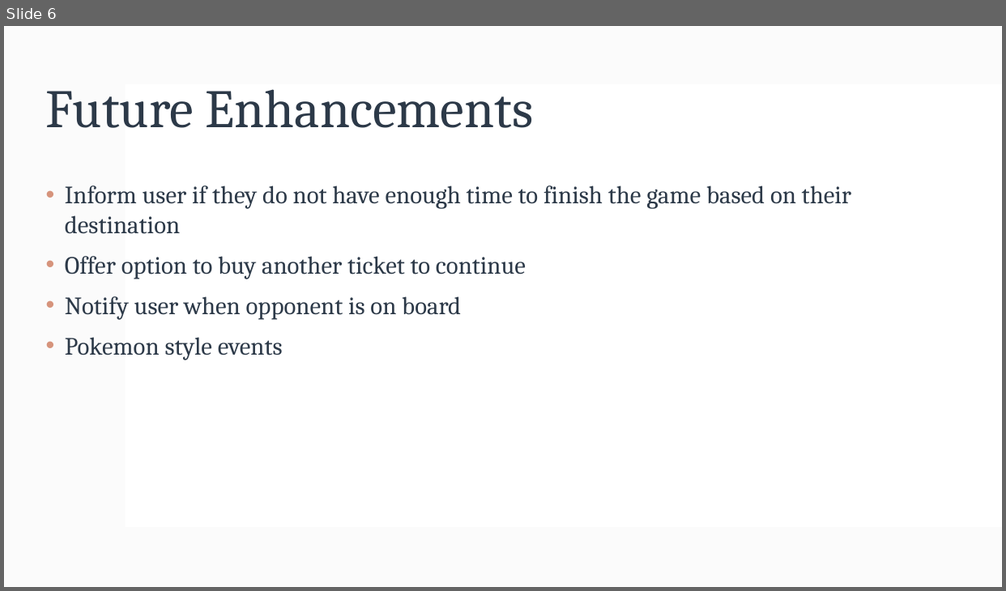
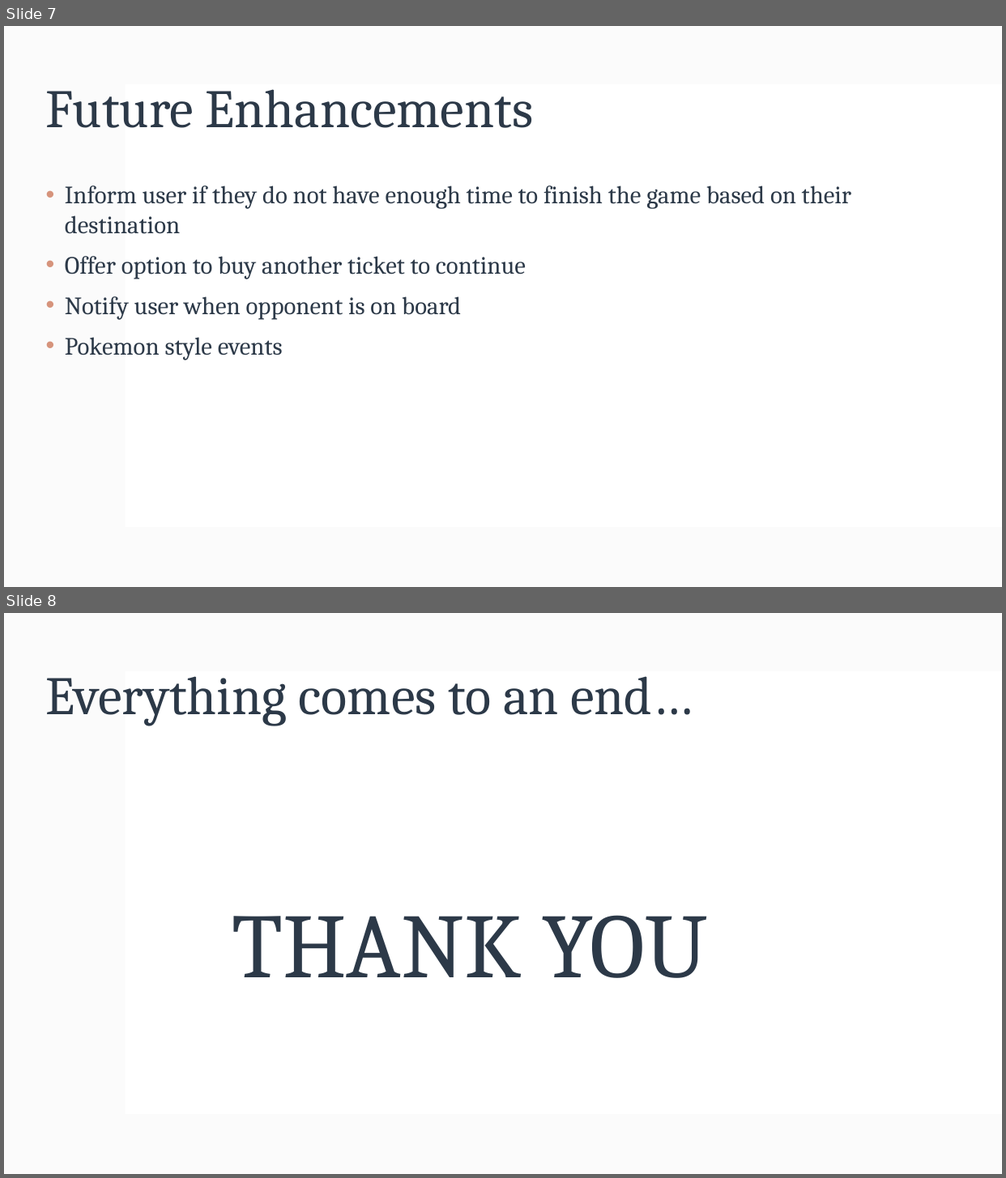
Before and after one commit to WojciechNowak/BattleBus, a slide deck: BattleBus.pptx. Shown one above the other, each under a label of ours: slide 6 before the commit, slides 7 and 8 after it. The pictures are 1006x591 and 1006x1178 pixels, drawn with LibreOffice and Linux fonts; fonts in the diff are those of the drawing. Boxes give left, top, right and bottom in pixels: in the first picture for what was removed or moved away, otherwise in the second. Text is boxed around its words. In the diff, an @@ line names an element or a change of style, - is before the commit and + after.

```diff
--- a/BattleBus.pptx
+++ b/BattleBus.pptx
@@ slide 8 added at [4, 613, 1002, 1174], background #FFFFFF; not listed: 2 template elements that a slide beside it also shows @@
@@ title added at [46, 676, 692, 726], 52 pt, text #2C3948 @@
+Everything comes to an end…
@@ text added at [232, 915, 708, 978], 88 pt, text #2C3948 @@
+THANK YOU
@@ what was slide 6 is now slide 7 @@
```
Also in this commit, not shown: 1 slide changed, 1 other slide added, 1 other file.
